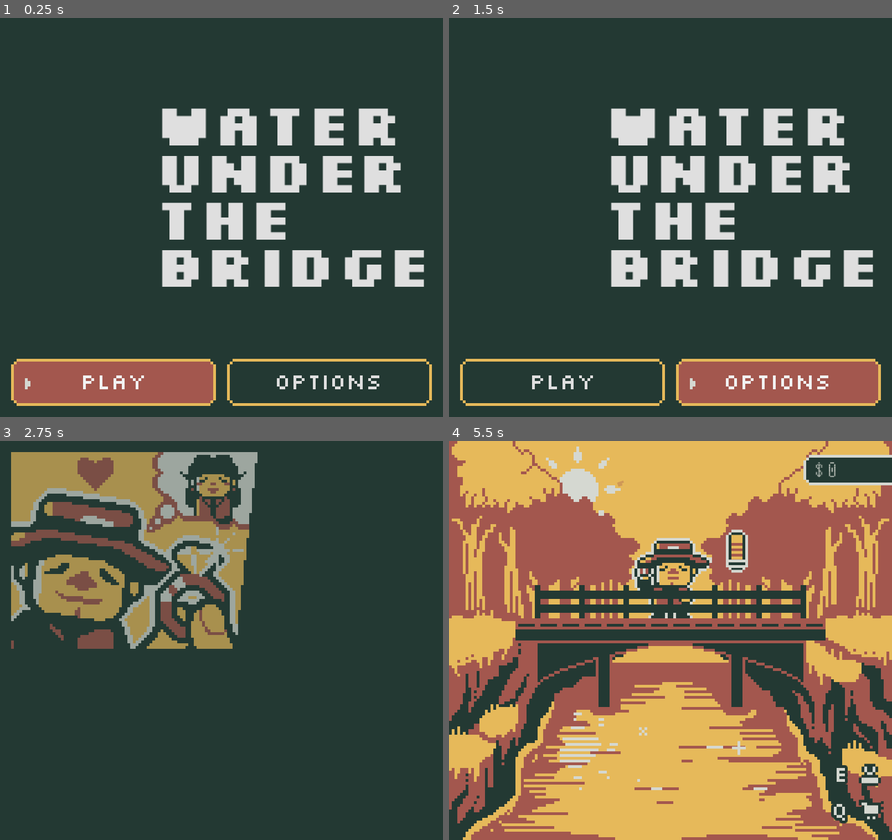
Above: before the commit, frames 1-4 (two rows, left to right).
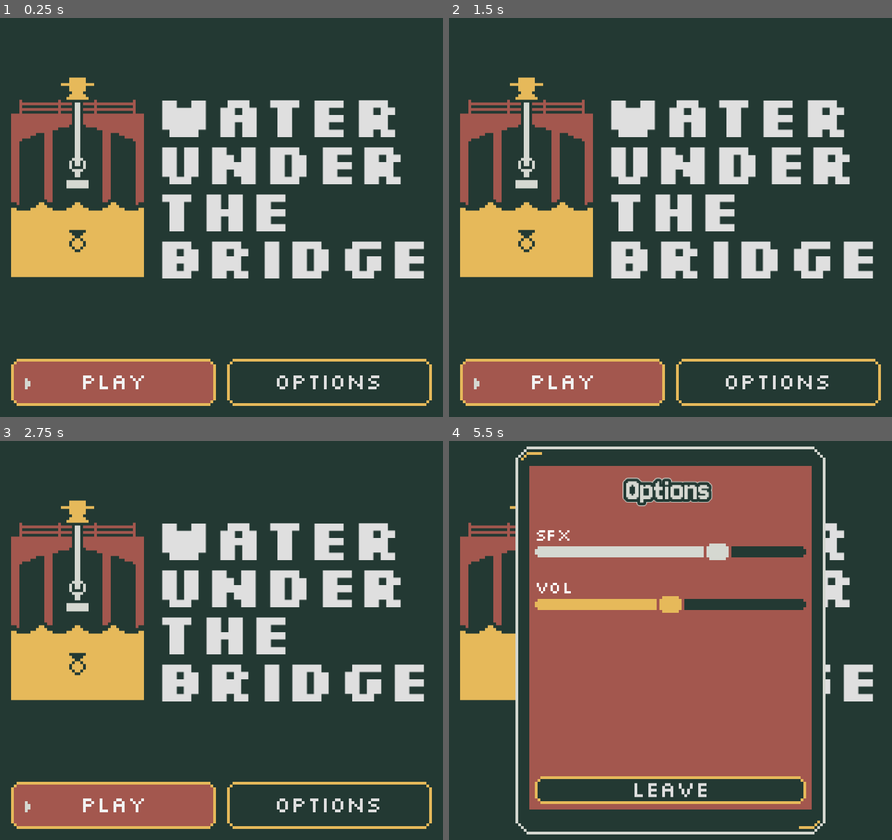
Above: after the commit, the same moments.

Repository: vida85/water-under-the-bridge
Game: Godot game, scene res://scenes/main menu/MainMenu.tscn
Same seed, same stepped clock (60 frames per second), same inputs: the game is played once before the commit and once after it.
Inputs (mouse positions are in pixels of both pictures, inside the frame that each line leads up to):
- Up to frame 1 (0.25 s): no input
- Up to frame 2 (1.5 s): click "options" at 0.5 s; click (670, 369) at 1.25 s, where only the run before the commit has a clickable "Leave"
- Up to frame 3 (2.75 s): click "play" at 2 s
- Up to frame 4 (5.5 s): click (564, 804) at 2.75 s, where only the run after the commit has a clickable "play"; tap Enter (ui_accept) at 3.5, 4.25 s; move the mouse to (767, 620) at 3.52 s; hold D (right) 3.53-4.25 s; hold E (cast_line) 3.53-4.25 s; click (767, 620) at 3.67 s; tap Space (jump) at 3.77 s; drag from (581, 660) to (648, 720) at 4.27 s; move the mouse to (714, 552) at 5.02 s; hold A (left) from 5.03 s (still down); hold E (cast_line) from 5.03 s (still down); click (714, 552) at 5.17 s

The runs differ from the first frame. In frame 1, 17% of the frame differs, in the area x 2-96%, y 14-68%; in frame 2, 26%; in frame 3, 39%; in frame 4, 73%, in the area x 0-100%, y 0-100%.

Commit message:
added logo to mainmenu.

Diff:
--- a/magnet-gold/components/ui elements/phone_theme.tres
+++ b/magnet-gold/components/ui elements/phone_theme.tres
@@ -8,10 +8,11 @@
 [ext_resource type="StyleBox" uid="uid://cmsgdck4ac8x0" path="res://components/ui elements/scroll_track_style.tres" id="6_scroll_track"]
 [ext_resource type="StyleBox" uid="uid://citq2tutlpowa" path="res://components/ui elements/scroll_grabber_style.tres" id="7_scroll_grabber"]
 [ext_resource type="StyleBox" uid="uid://bia813nxsrkrv" path="res://components/ui elements/scroll_grabber_focus_style.tres" id="8_scroll_grabber_focus"]
-[ext_resource type="StyleBox" path="res://components/ui elements/slider_track_style.tres" id="9_slider_track"]
-[ext_resource type="StyleBox" path="res://components/ui elements/slider_fill_style.tres" id="10_slider_fill"]
+[ext_resource type="StyleBox" uid="uid://csngbhlngkxtt" path="res://components/ui elements/slider_track_style.tres" id="9_slider_track"]
+[ext_resource type="StyleBox" uid="uid://ctukcvn8shbqr" path="res://components/ui elements/slider_fill_style.tres" id="10_slider_fill"]
 [ext_resource type="Texture2D" uid="uid://cksq2a7lbshgv" path="res://shared assets/images/textures/ui-slider-grabber.png" id="11_slider_grabber"]
 [ext_resource type="Texture2D" uid="uid://cpat0i36ekc7d" path="res://shared assets/images/textures/ui-slider-grabber-focus.png" id="12_slider_grabber_focus"]
+[ext_resource type="StyleBox" path="res://components/ui elements/slider_fill_focus_style.tres" id="13_slider_fill_focus"]
 
 [sub_resource type="StyleBoxTexture" id="StyleBoxTexture_panel"]
 texture = ExtResource("4_phone_tex")
@@ -23,6 +24,7 @@
 [resource]
 Button/font_sizes/font_size = 8
 Button/fonts/font = ExtResource("5_font")
+Button/styles/disabled = ExtResource("1_style")
 Button/styles/focus = ExtResource("3_focus")
 Button/styles/hover = ExtResource("3_focus")
 Button/styles/normal = ExtResource("1_style")
@@ -31,7 +33,7 @@
 HSlider/icons/grabber_disabled = ExtResource("11_slider_grabber")
 HSlider/icons/grabber_highlight = ExtResource("12_slider_grabber_focus")
 HSlider/styles/grabber_area = ExtResource("10_slider_fill")
-HSlider/styles/grabber_area_highlight = ExtResource("10_slider_fill")
+HSlider/styles/grabber_area_highlight = ExtResource("13_slider_fill_focus")
 HSlider/styles/slider = ExtResource("9_slider_track")
 PanelContainer/styles/panel = SubResource("StyleBoxTexture_panel")
 TabBar/font_sizes/font_size = 8
--- /dev/null
+++ b/magnet-gold/components/ui elements/slider_fill_focus_style.tres
@@ -0,0 +1,10 @@
+[gd_resource type="StyleBoxTexture" format=3]
+
+[ext_resource type="Texture2D" uid="uid://dpjlsif3u6njc" path="res://shared assets/images/textures/ui-slider-track-fill-focus.png" id="1_fill_focus"]
+
+[resource]
+texture = ExtResource("1_fill_focus")
+texture_margin_left = 1.0
+texture_margin_top = 2.0
+texture_margin_right = 1.0
+texture_margin_bottom = 2.0
--- a/magnet-gold/scenes/main menu/MainMenu.tscn
+++ b/magnet-gold/scenes/main menu/MainMenu.tscn
@@ -5,6 +5,7 @@
 [ext_resource type="AudioStream" uid="uid://dqjmlemu4qmy8" path="res://shared assets/audio/music/first_song.mp3" id="3_4nwu2"]
 [ext_resource type="FontFile" uid="uid://c7xiwktiwt2qx" path="res://shared assets/fonts/Silkscreen-Bold.ttf" id="4_fxkxh"]
 [ext_resource type="Theme" uid="uid://bje0fb4plrk45" path="res://components/ui elements/phone_theme.tres" id="5_phone_theme"]
+[ext_resource type="Texture2D" uid="uid://cd723xk681vxy" path="res://shared assets/images/textures/logo-colored.png" id="6_bgkgy"]
 [ext_resource type="Texture2D" uid="uid://cfmubn70quvh0" path="res://shared assets/images/comic/comic-bg.png" id="6_comic_bg"]
 [ext_resource type="Script" uid="uid://btfoco5birkmu" path="res://scenes/popups/indicator_button.gd" id="7_indicator_button"]
 [ext_resource type="FontFile" uid="uid://btdc3pvuifnim" path="res://shared assets/fonts/Jersey10-Regular.ttf" id="8_jersey10"]
@@ -73,54 +74,53 @@
 theme_override_constants/margin_right = 4
 theme_override_constants/margin_bottom = 4
 
-[node name="Content" type="Control" parent="ContentMargin" unique_id=900285303]
-layout_mode = 2
-
-[node name="ButtonContainer" type="HBoxContainer" parent="ContentMargin/Content" unique_id=900285301]
-unique_name_in_owner = true
-layout_mode = 1
-anchors_preset = -1
-anchor_top = 1.0
-anchor_right = 1.0
-anchor_bottom = 1.0
-offset_top = -14.0
-grow_horizontal = 2
-grow_vertical = 0
-theme_override_constants/separation = 4
-
-[node name="PlayButton" type="Button" parent="ContentMargin/Content/ButtonContainer" unique_id=1028818363]
-unique_name_in_owner = true
-layout_mode = 2
-size_flags_horizontal = 3
-theme = ExtResource("5_phone_theme")
-text = "play"
-script = ExtResource("7_indicator_button")
-
-[node name="OptionsButton" type="Button" parent="ContentMargin/Content/ButtonContainer" unique_id=375118447]
-unique_name_in_owner = true
-layout_mode = 2
-size_flags_horizontal = 3
-theme = ExtResource("5_phone_theme")
-text = "options"
-script = ExtResource("7_indicator_button")
-
-[node name="Title" type="Label" parent="ContentMargin/Content" unique_id=1480068827]
-layout_mode = 1
-anchors_preset = 6
-anchor_left = 1.0
-anchor_top = 0.5
-anchor_right = 1.0
-anchor_bottom = 0.5
-offset_left = -40.0
-offset_top = -35.34
-offset_bottom = 17.660034
-grow_horizontal = 0
-grow_vertical = 2
+[node name="VBoxContainer" type="VBoxContainer" parent="ContentMargin" unique_id=1805499090]
+layout_mode = 2
+
+[node name="HBoxContainer" type="HBoxContainer" parent="ContentMargin/VBoxContainer" unique_id=460705139]
+layout_mode = 2
+size_flags_vertical = 3
+alignment = 1
+
+[node name="Logo" type="TextureRect" parent="ContentMargin/VBoxContainer/HBoxContainer" unique_id=1480068828]
+layout_mode = 2
+size_flags_horizontal = 3
+texture = ExtResource("6_bgkgy")
+stretch_mode = 5
+
+[node name="Title" type="Label" parent="ContentMargin/VBoxContainer/HBoxContainer" unique_id=1480068827]
+layout_mode = 2
+offset_transform_enabled = true
+offset_transform_position = Vector2(0, -1)
 text = "Water
 Under
 the
 Bridge"
 label_settings = SubResource("LabelSettings_176rl")
+
+[node name="ButtonContainer" type="HBoxContainer" parent="ContentMargin/VBoxContainer" unique_id=900285301]
+unique_name_in_owner = true
+layout_mode = 2
+theme_override_constants/separation = 4
+
+[node name="PlayButton" type="Button" parent="ContentMargin/VBoxContainer/ButtonContainer" unique_id=1028818363]
+unique_name_in_owner = true
+layout_mode = 2
+size_flags_horizontal = 3
+theme = ExtResource("5_phone_theme")
+text = "play"
+script = ExtResource("7_indicator_button")
+
+[node name="OptionsButton" type="Button" parent="ContentMargin/VBoxContainer/ButtonContainer" unique_id=375118447]
+unique_name_in_owner = true
+layout_mode = 2
+size_flags_horizontal = 3
+theme = ExtResource("5_phone_theme")
+text = "options"
+script = ExtResource("7_indicator_button")
+
+[node name="VBoxContainer2" type="VBoxContainer" parent="ContentMargin" unique_id=70083351]
+layout_mode = 2
 
 [node name="OptionsPopup" type="PanelContainer" parent="." unique_id=940043548]
 unique_name_in_owner = true
--- a/magnet-gold/scenes/main menu/main_menu.gd
+++ b/magnet-gold/scenes/main menu/main_menu.gd
@@ -14,11 +14,13 @@
 
 
 const INTRO = preload("res://scenes/intro/Intro.tscn")
+const STARTUP_INPUT_LOCK_DURATION: float = 0.2
 
 
 
 func _ready() -> void:
 	options_popup.hide()
+	_lock_main_buttons(true)
 
 	play_button.pressed.connect(_on_play_pressed)
 	options_button.pressed.connect(_on_options_pressed)
@@ -26,6 +28,12 @@
 
 	volume_h_slider.value_changed.connect(_on_volume_drag_ended)
 	sfx_h_slider.value_changed.connect(_on_sfx_drag_ended)
+
+	# Guards against a key/click held over from the previous scene registering
+	# on these buttons the instant they become interactive.
+	await get_tree().create_timer(STARTUP_INPUT_LOCK_DURATION).timeout
+	Input.flush_buffered_events()
+	_lock_main_buttons(false)
 	play_button.grab_focus()
 
 
@@ -34,15 +42,27 @@
 
 
 func _on_options_pressed() -> void:
-	button_container.hide()
+	_set_main_buttons_interactive(false)
 	options_popup.show()
 	sfx_h_slider.grab_focus()
 
 
 func _on_leave_options_pressed() -> void:
 	options_popup.hide()
-	button_container.show()
+	_set_main_buttons_interactive(true)
 	options_button.grab_focus()
+
+
+func _set_main_buttons_interactive(interactive: bool) -> void:
+	button_container.modulate.a = 1.0 if interactive else 0.0
+	_lock_main_buttons(not interactive)
+
+
+func _lock_main_buttons(locked: bool) -> void:
+	for button: Button in [play_button, options_button]:
+		button.disabled = locked
+		button.focus_mode = Control.FOCUS_NONE if locked else Control.FOCUS_ALL
+		button.mouse_filter = Control.MOUSE_FILTER_IGNORE if locked else Control.MOUSE_FILTER_STOP
 
 
 func _on_volume_drag_ended(value: float) -> void:
Binary file added: magnet-gold/shared assets/images/textures/logo-colored.png
Not shown, added: magnet-gold/shared assets/images/textures/logo-colored.png.import
Binary file added: magnet-gold/shared assets/images/textures/logo.png
Not shown, added: magnet-gold/shared assets/images/textures/logo.png.import
Binary file changed: magnet-gold/shared assets/images/textures/ui-slider-grabber-focus.png
Binary file changed: magnet-gold/shared assets/images/textures/ui-slider-grabber.png
Binary file added: magnet-gold/shared assets/images/textures/ui-slider-track-fill-focus.png
Not shown, added: magnet-gold/shared assets/images/textures/ui-slider-track-fill-focus.png.import
Binary file changed: magnet-gold/shared assets/images/textures/ui-slider-track-fill.png
